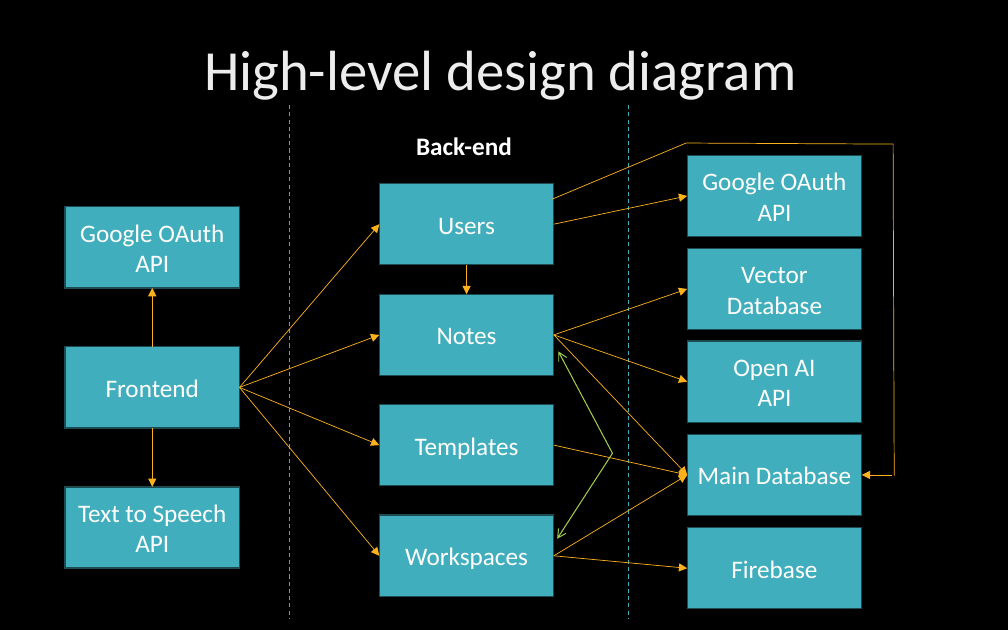
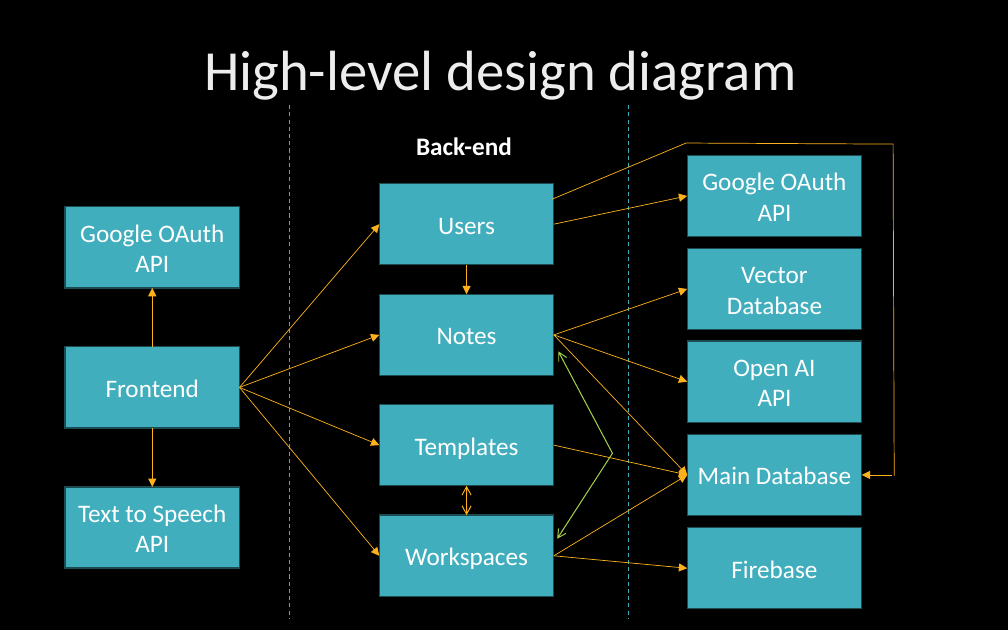
Before and after one commit to MinPoe/frontend-thingspace.ts, a slide deck: slide 5 of ThingSpaceTsM2.pptx. Drawn at 1008x630 pixels with LibreOffice and Linux fonts; fonts in the diff are those of the drawing; background and template pictures are left out. Boxes give left, top, right and bottom in pixels: in the first picture for what was removed or moved away, otherwise in the second. Text is boxed around its words. In the diff, an @@ line names an element or a change of style, - is before the commit and + after.

```diff
--- a/ThingSpaceTsM2.pptx
+++ b/ThingSpaceTsM2.pptx
@@ double arrow added from (467, 486) to (467, 515), #FCB11C 0.75 pt @@
```
